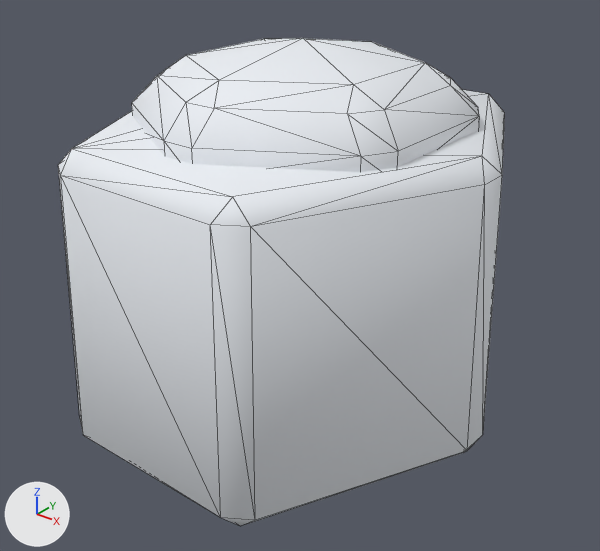
What one commit did to the glTF model prototype/assets/models/hulls/pod_scout_osterholm.glb.
One viewpoint serves both versions: a camera (50 mm lens) standing at (2.77, -3.49, 1.91) and looking at (0.1, -0.15, -0.16). The lights are fixed; the arrows at lower left show +X, +Y and +Z. The first picture is the older version. Mesh edges are drawn as thin lines.

In view in the first picture: 'pod_scout_osterholm'.
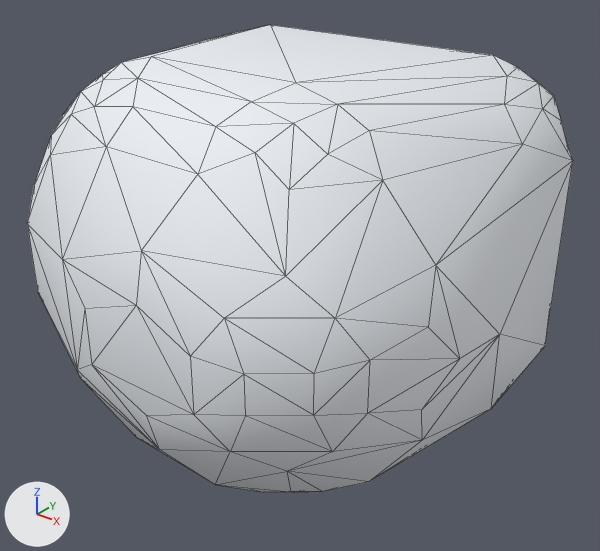
Patch to the scene script:
```diff
--- a/prototype/assets/models/hulls/pod_scout_osterholm.glb.py
+++ b/prototype/assets/models/hulls/pod_scout_osterholm.glb.py
@@ me_pod_scout_osterholm_mesh @@
 # used by ob_pod_scout_osterholm; location = (0.0, 0.0, 0.0)
-me_pod_scout_osterholm_mesh.from_pydata(...)  # 98 vertices, 188 faces; spans x -1.2..1.2, y -1.3..1.3, z -1.0..1.12
+me_pod_scout_osterholm_mesh.from_pydata(...)  # 148 vertices, 292 faces; spans x -1.41..1.41, y -1.52..1.0, z -1.07..1.07
+# me_pod_scout_osterholm_mesh part 1: the loose piece of 36 vertices spanning x -1.2..1.2, y -1.3..1.3, z -1.0..0.7 is rebuilt with 148 vertices and now spans x -1.41..1.41, y -1.52..1.0, z -1.07..1.07
+# me_pod_scout_osterholm_mesh part 2
+# 62 vertices are removed from x -0.85..0.85, y -0.93..0.93, z 0.27..1.12
+# 120 faces are deleted
 me_pod_scout_osterholm_mesh.materials.append(mat_pod_scout_osterholm_structural_mat)
```

Changed parts and their boxes (x1, y1, x2, y2) in the pictures (600 x 551 px):
'pod_scout_osterholm', reshaped (22% wider): before (58, 38, 505, 526); after (27, 25, 573, 492)
part 1 of me_pod_scout_osterholm_mesh, rebuilt (22% wider, 7% taller): before (58, 90, 505, 526); after (27, 25, 573, 492)
part 2 of me_pod_scout_osterholm_mesh, deleted: before (132, 38, 479, 172)
